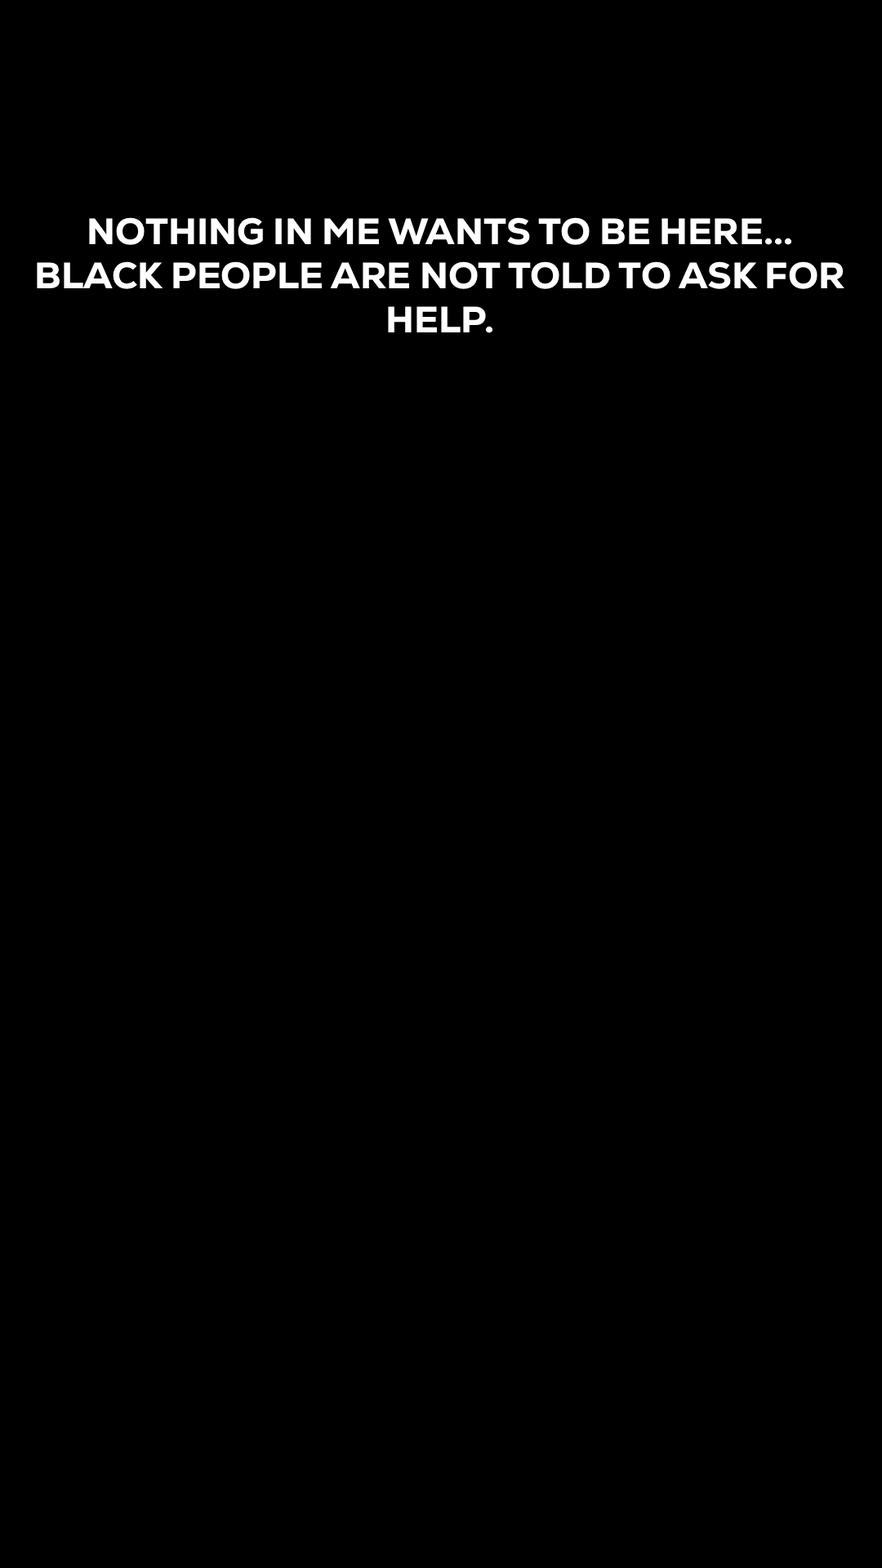
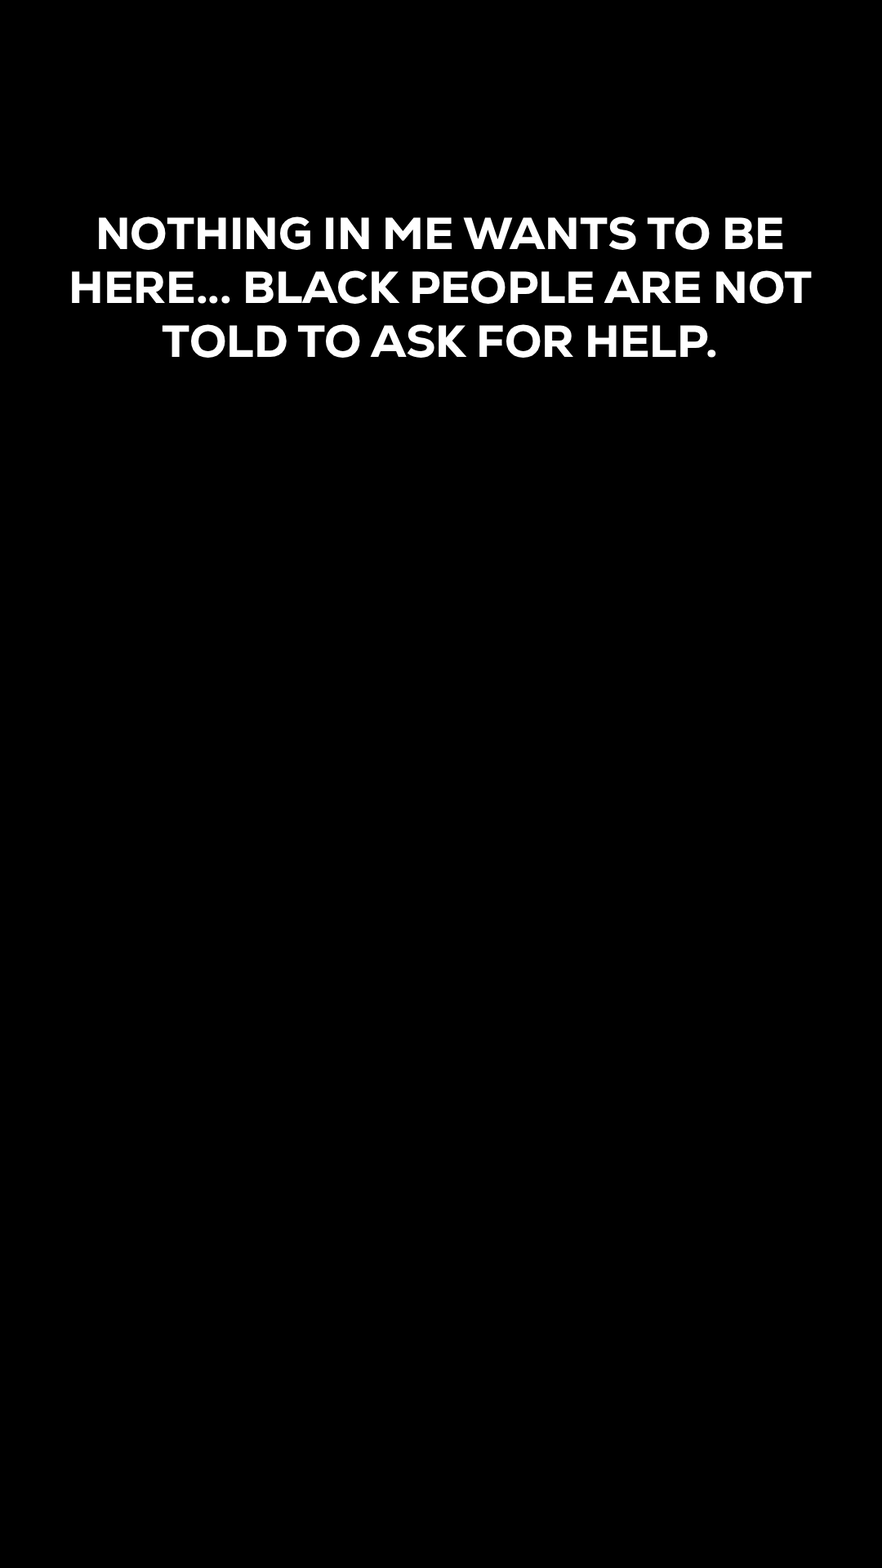
Layer changes from the first 882x1568 image to the second:
painted on "Main Text" over [36, 216, 845, 358]